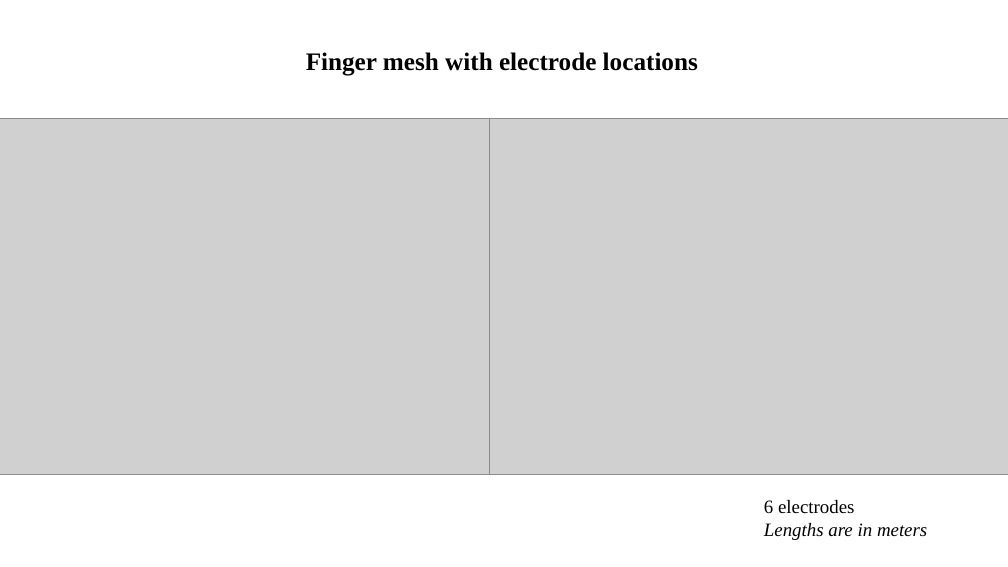
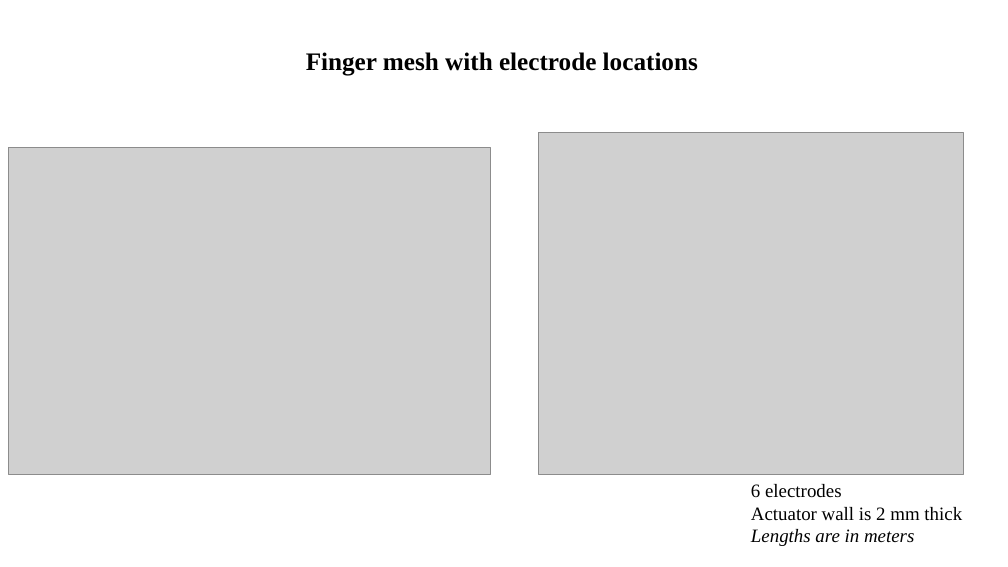
Before and after one commit to cdelor02/mres-thesis, a slide deck: slide 3 of weekly_updates/mres_project_update_22_03_2021.pptx. Drawn at 1008x567 pixels with LibreOffice and Linux fonts; fonts in the diff are those of the drawing; grey boxes stand for pictures. Boxes give left, top, right and bottom in pixels: in the first picture for what was removed or moved away, otherwise in the second. Text is boxed around its words. In the diff, an @@ line names an element or a change of style, - is before the commit and + after.

Commit message:
sim images for slides

```diff
--- a/weekly_updates/mres_project_update_22_03_2021.pptx
+++ b/weekly_updates/mres_project_update_22_03_2021.pptx
@@ picture: place and size @@
-picture at box(0, 119, 489, 475)
+picture at box(8, 148, 490, 475)
@@ picture: place and size @@
-picture at box(384, 119, 1008, 475)
+picture at box(538, 132, 963, 475)
@@ text "6 electrodes": place and size @@
-text "6 electrodes" at box(764, 500, 927, 540)
+text "6 electrodes" at box(751, 484, 962, 546)
@@ text at box(751, 507, 962, 521): paragraph added @@
+Actuator wall is 2 mm thick
```
Also in this commit, not shown: 2 other slides changed, 1 slide added, 31 other files.
